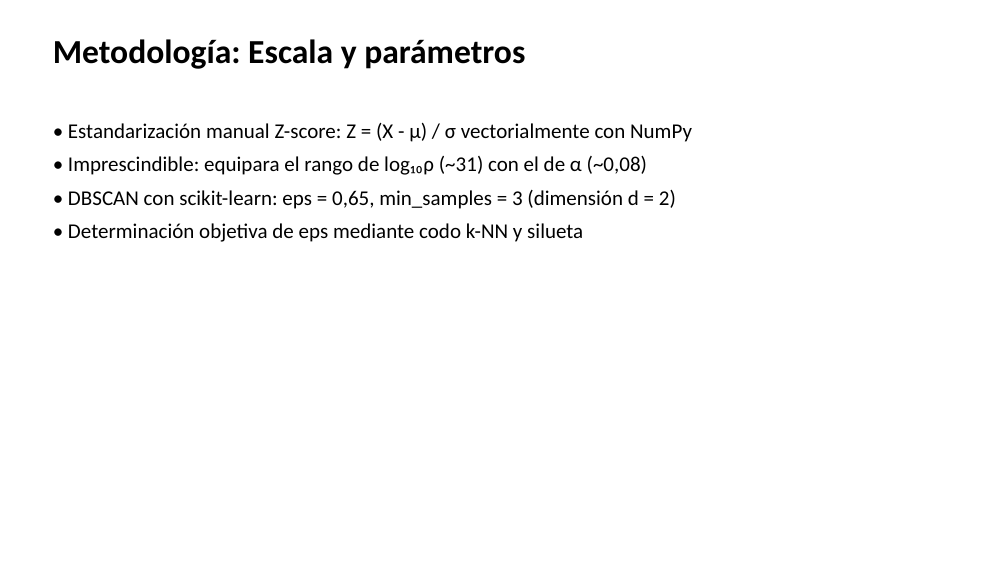
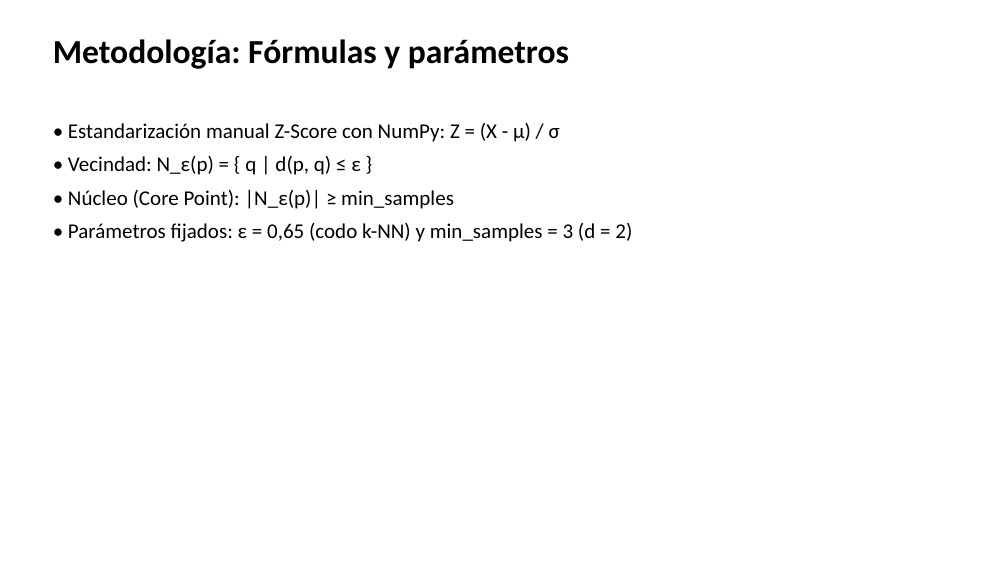
Before and after one commit to ArnauMontull/CPIA-Expo, a slide deck: slide 15 of presentacion/expo_cpia.pptx (slide 14 before the commit). Drawn at 1008x567 pixels with LibreOffice and Linux fonts; fonts in the diff are those of the drawing. Boxes give left, top, right and bottom in pixels: in the first picture for what was removed or moved away, otherwise in the second. Text is boxed around its words. In the diff, an @@ line names an element or a change of style, - is before the commit and + after.

```diff
--- a/presentacion/expo_cpia.pptx
+++ b/presentacion/expo_cpia.pptx
@@ text at box(53, 39, 569, 69): text changed @@
-Metodología: Escala y parámetros
+Metodología: Fórmulas y parámetros
@@ text at box(68, 123, 632, 242): text changed @@
-• Estandarización manual Z-score: Z = (X - μ) / σ vectorialmente con NumPy
-• Imprescindible: equipara el rango de log₁₀ρ (~31) con el de α (~0,08)
-• DBSCAN con scikit-learn: eps = 0,65, min_samples = 3 (dimensión d = 2)
-• Determinación objetiva de eps mediante codo k-NN y silueta
+• Estandarización manual Z-Score con NumPy: Z = (X - μ) / σ
+• Vecindad: N_ε(p) = { q | d(p, q) ≤ ε }
+• Núcleo (Core Point): |N_ε(p)| ≥ min_samples
+• Parámetros fijados: ε = 0,65 (codo k-NN) y min_samples = 3 (d = 2)
```
Also in this commit, not shown: 2 other slides changed, 3 slides added, 2 slides removed, 8 other files.
